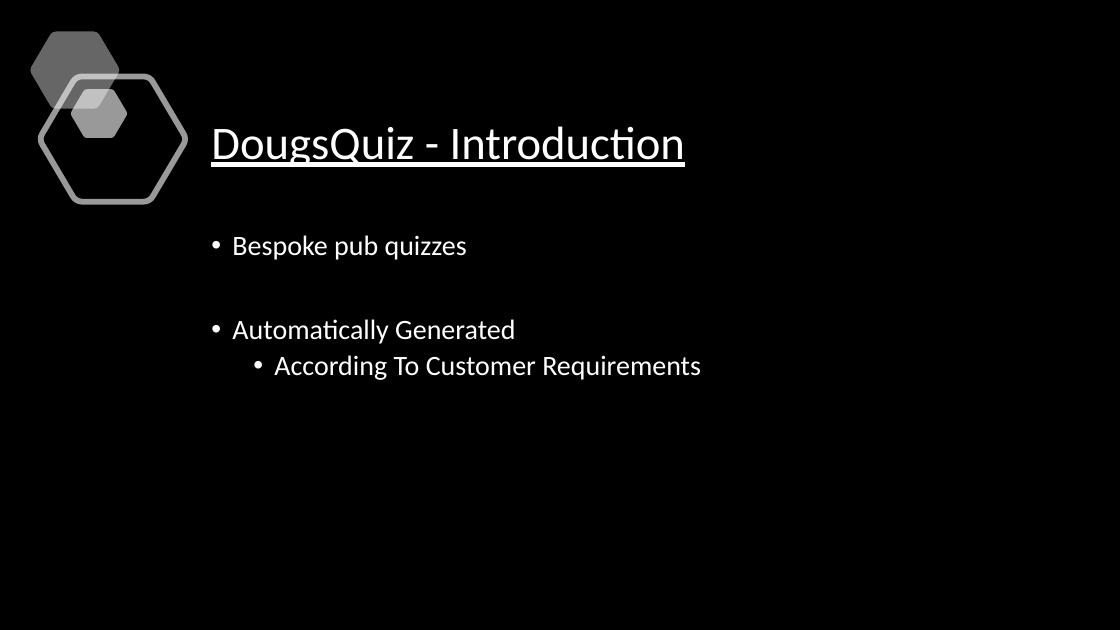
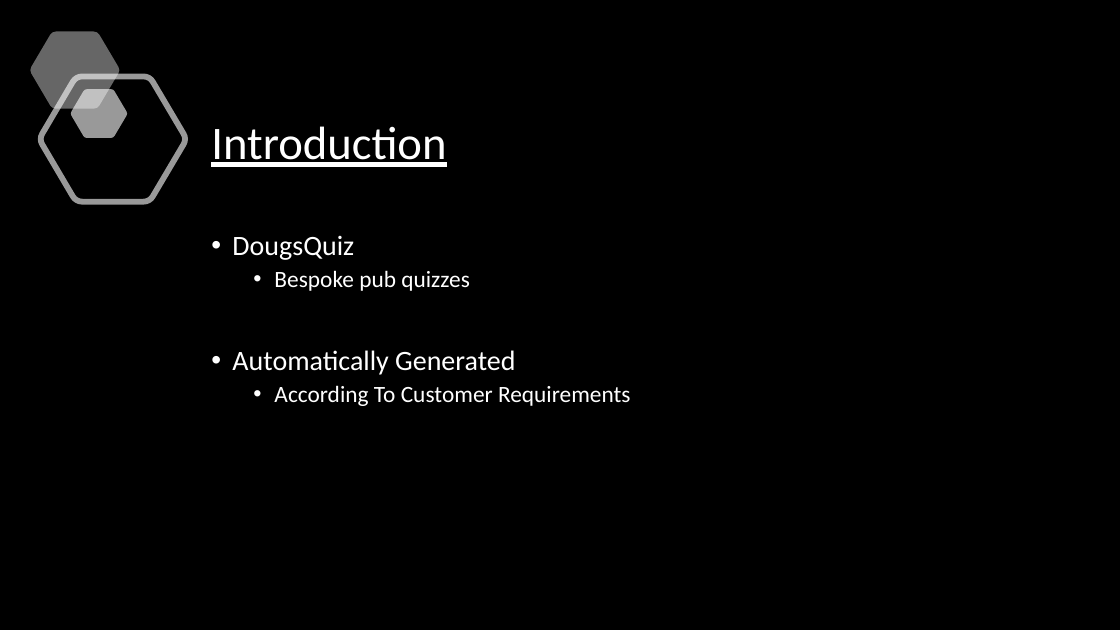
Before and after one commit to Dougmac21/QuizzR, a slide deck: slide 1 of pub_quiz_app/_documentation/Project Presentation.pptx. Drawn at 1120x630 pixels with LibreOffice and Linux fonts; fonts in the diff are those of the drawing; background and template pictures are left out. Boxes give left, top, right and bottom in pixels: in the first picture for what was removed or moved away, otherwise in the second. Text is boxed around its words. In the diff, an @@ line names an element or a change of style, - is before the commit and + after.

```diff
--- a/pub_quiz_app/_documentation/Project Presentation.pptx
+++ b/pub_quiz_app/_documentation/Project Presentation.pptx
@@ title at (211, 126, 446, 167): text changed @@
-DougsQuiz - Introduction
+Introduction
@@ text at (232, 236, 354, 260): paragraph added @@
+• DougsQuiz
@@ text at (274, 270, 631, 406): size 24 to 20 pt in "Bespoke pub quizzes", "According To Customer Requirements"; list level 1 to 2 in "Bespoke pub quizzes" @@
```
Also in this commit, not shown: 6 other slides changed, 1 slide added, 3 other files.
